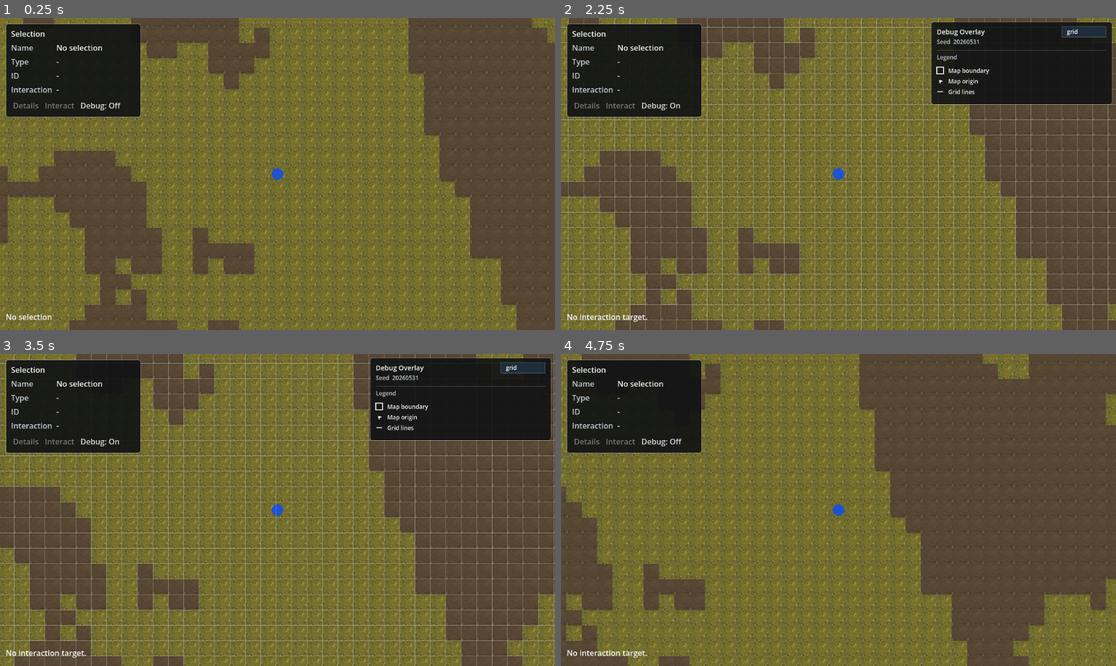
Above: before the commit, frames 1-4 (two rows, left to right).
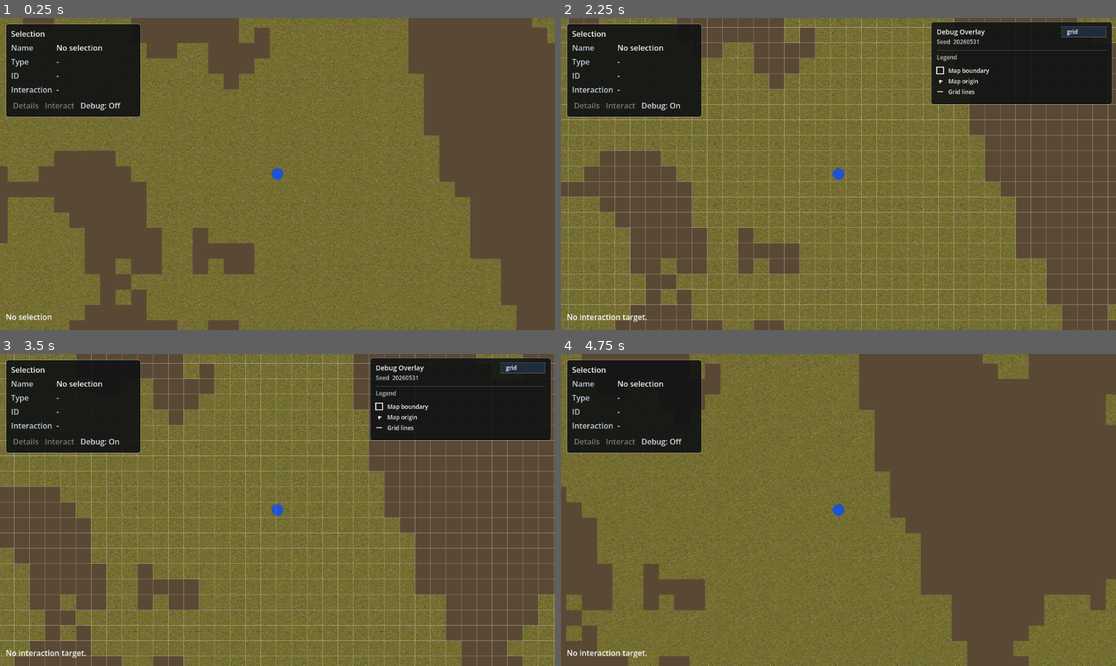
Above: after the commit, the same moments.

Repository: adunato/town-sim-godot
Game: Godot game, scene res://scenes/main.tscn
Two runs of this game, one before a commit and one after it. Both use one fixed random seed, a clock stepped at 60 frames per second and the inputs below.
Inputs (mouse positions are in pixels of both pictures, inside the frame that each line leads up to):
- Up to frame 1 (0.25 s): no input
- Up to frame 2 (2.25 s): click "Debug: Off" at 0.5 s; click "Debug: On" at 1.25 s; tap Enter at 2 s; move the mouse to (960, 158) at 2.02 s; hold D (move_right) from 2.03 s (still down); hold Right mouse button (interact_entity) from 2.03 s (still down); click (960, 158) at 2.17 s
- Up to frame 3 (3.5 s): release D (move_right) at 2.75 s; release Right mouse button (interact_entity) at 2.75 s; drag from (166, 525) to (249, 572) at 2.77 s
- Up to frame 4 (4.75 s): tap Space at 3.5 s; move the mouse to (894, 441) at 3.52 s; hold D (move_right) 3.53-4.25 s; hold Right mouse button (interact_entity) 3.53-4.25 s; drag from (810, 572) to (672, 463) at 4.27 s

The runs differ from the first frame. In frame 1, 6.9% of the frame differs, in the area x 0-100%, y 0-100%; in frame 2, 6.2%; in frame 3, 5.2%; in frame 4, 5.2%.

Commit message:
feat: revise #44 terrain shader rendering

Diff:
--- a/scenes/main.tscn
+++ b/scenes/main.tscn
@@ -19,7 +19,7 @@
 
 [node name="World" type="Node2D" parent="."]
 
-[node name="Terrain" type="Node2D" parent="World"]
+[node name="Terrain" type="Polygon2D" parent="World"]
 script = ExtResource("2_0r6qx")
 
 [node name="Map" type="Node2D" parent="World"]
--- a/scripts/terrain/terrain_renderer_2d.gd
+++ b/scripts/terrain/terrain_renderer_2d.gd
@@ -1,30 +1,52 @@
 class_name TerrainRenderer2D
-extends Node2D
+extends Polygon2D
 
 const TerrainCellScript := preload("res://scripts/terrain/terrain_cell.gd")
+
 const TERRAIN_TYPE_1_TEXTURE_PATH := "res://assets/Textures/mud.png"
 const TERRAIN_TYPE_2_TEXTURE_PATH := "res://assets/Textures/rocky_grass.png"
+const TERRAIN_SHADER_PATH := "res://shaders/terrain/terrain_binary_mask.gdshader"
 
 @export var terrain_type_1_texture: Texture2D
 @export var terrain_type_2_texture: Texture2D
 @export_range(1.0, 512.0, 1.0) var texture_repeat_world_size := 128.0
 
 var _terrain_data: RefCounted
+var _terrain_mask_texture: ImageTexture
+var _terrain_material: ShaderMaterial
+var _surface_bounds := Rect2()
 
 
 func _ready() -> void:
 	z_index = -90
 	_load_default_textures()
+	_ensure_shader_material()
 
 
 func set_terrain_data(terrain_data: RefCounted) -> Dictionary:
 	if terrain_data == null:
 		_terrain_data = null
-		queue_redraw()
+		_terrain_mask_texture = null
+		_surface_bounds = Rect2()
+		polygon = PackedVector2Array()
+		uv = PackedVector2Array()
 		return _failure("TerrainRenderer2D requires generated terrain data.")
 
 	_terrain_data = terrain_data
-	queue_redraw()
+	_surface_bounds = _terrain_data.get_world_bounds()
+
+	var texture_validation := validate_texture_inputs()
+	if not texture_validation.ok:
+		return texture_validation
+
+	var mask_result := _build_binary_mask_texture()
+	if not mask_result.ok:
+		return mask_result
+
+	_configure_surface_geometry()
+	var shader_result := _configure_shader_parameters()
+	if not shader_result.ok:
+		return shader_result
 	return _success()
 
 
@@ -33,10 +55,7 @@
 
 
 func get_rendered_bounds() -> Rect2:
-	if _terrain_data == null:
-		return Rect2()
-
-	return _terrain_data.get_world_bounds()
+	return _surface_bounds
 
 
 func get_rendered_cell_count() -> int:
@@ -44,6 +63,28 @@
 		return 0
 
 	return _terrain_data.cells.size()
+
+
+func get_draw_surface_count() -> int:
+	if _terrain_data == null or polygon.size() == 0 or material == null:
+		return 0
+
+	return 1
+
+
+func uses_shader_material() -> bool:
+	return material is ShaderMaterial
+
+
+func get_terrain_mask_texture() -> Texture2D:
+	return _terrain_mask_texture
+
+
+func get_terrain_mask_size() -> Vector2i:
+	if _terrain_mask_texture == null:
+		return Vector2i.ZERO
+
+	return _terrain_mask_texture.get_size()
 
 
 func get_cell_draw_rect(cell: Vector2i) -> Dictionary:
@@ -55,6 +96,18 @@
 		return lookup
 
 	return _success({"rect": lookup.cell.footprint})
+
+
+func get_cell_mask_uv_rect(cell: Vector2i) -> Dictionary:
+	if _terrain_data == null:
+		return _failure("TerrainRenderer2D has no generated terrain data.")
+	if not _terrain_data.is_cell_in_bounds(cell):
+		return _failure("Terrain cell %s is outside terrain bounds." % cell)
+
+	var mask_size := Vector2(float(_terrain_data.grid_width), float(_terrain_data.grid_height))
+	return _success({
+		"rect": Rect2(Vector2(cell) / mask_size, Vector2.ONE / mask_size),
+	})
 
 
 func get_texture_for_terrain_type(terrain_type: String) -> Texture2D:
@@ -77,6 +130,13 @@
 
 func get_texture_region_for_rect(rect: Rect2) -> Rect2:
 	return Rect2(rect.position / texture_repeat_world_size, rect.size / texture_repeat_world_size)
+
+
+func get_shader_parameter_value(parameter_name: StringName) -> Variant:
+	if _terrain_material == null:
+		return null
+
+	return _terrain_material.get_shader_parameter(parameter_name)
 
 
 func validate_texture_inputs(load_defaults := true) -> Dictionary:
@@ -92,6 +152,71 @@
 	return _success()
 
 
+func _configure_surface_geometry() -> void:
+	position = _surface_bounds.position
+	color = Color.WHITE
+	texture = terrain_type_1_texture
+	var size := _surface_bounds.size
+	polygon = PackedVector2Array([
+		Vector2.ZERO,
+		Vector2(size.x, 0.0),
+		size,
+		Vector2(0.0, size.y),
+	])
+	uv = PackedVector2Array([
+		Vector2.ZERO,
+		Vector2(size.x, 0.0),
+		size,
+		Vector2(0.0, size.y),
+	])
+
+
+func _configure_shader_parameters() -> Dictionary:
+	_ensure_shader_material()
+	if _terrain_material == null:
+		return _failure("TerrainRenderer2D failed to configure shader material: %s" % TERRAIN_SHADER_PATH)
+
+	_terrain_material.set_shader_parameter("terrain_type_1_texture", terrain_type_1_texture)
+	_terrain_material.set_shader_parameter("terrain_type_2_texture", terrain_type_2_texture)
+	_terrain_material.set_shader_parameter("terrain_mask", _terrain_mask_texture)
+	_terrain_material.set_shader_parameter("terrain_world_origin", _surface_bounds.position)
+	_terrain_material.set_shader_parameter("terrain_world_size", _surface_bounds.size)
+	_terrain_material.set_shader_parameter("texture_repeat_world_size", texture_repeat_world_size)
+	material = _terrain_material
+	return _success()
+
+
+func _build_binary_mask_texture() -> Dictionary:
+	if _terrain_data == null:
+		return _failure("TerrainRenderer2D requires terrain data before building a terrain mask.")
+
+	var image := Image.create(_terrain_data.grid_width, _terrain_data.grid_height, false, Image.FORMAT_RGBA8)
+	for cell in _terrain_data.cells:
+		var mask_value := 0.0
+		if cell.terrain_type == TerrainCellScript.TERRAIN_TYPE_2:
+			mask_value = 1.0
+		elif cell.terrain_type != TerrainCellScript.TERRAIN_TYPE_1:
+			return _failure("TerrainRenderer2D cannot build mask for unknown terrain type '%s' at %s." % [cell.terrain_type, cell.coordinate])
+
+		image.set_pixel(cell.coordinate.x, cell.coordinate.y, Color(mask_value, mask_value, mask_value, 1.0))
+
+	_terrain_mask_texture = ImageTexture.create_from_image(image)
+	return _success()
+
+
+func _ensure_shader_material() -> void:
+	if _terrain_material != null:
+		return
+
+	var shader := load(TERRAIN_SHADER_PATH) as Shader
+	if shader == null:
+		push_error("TerrainRenderer2D failed to load terrain shader: %s" % TERRAIN_SHADER_PATH)
+		return
+
+	_terrain_material = ShaderMaterial.new()
+	_terrain_material.shader = shader
+
+
 func _load_default_textures() -> void:
 	if terrain_type_1_texture == null:
 		terrain_type_1_texture = _load_texture_from_image(TERRAIN_TYPE_1_TEXTURE_PATH)
@@ -107,21 +232,6 @@
 		return null
 
 	return ImageTexture.create_from_image(image)
-
-
-func _draw() -> void:
-	if _terrain_data == null:
-		return
-
-	var validation := validate_texture_inputs()
-	if not validation.ok:
-		return
-
-	for cell in _terrain_data.cells:
-		var texture := get_texture_for_terrain_type(cell.terrain_type)
-		if texture == null:
-			continue
-		draw_texture_rect(texture, cell.footprint, true)
 
 
 func _success(extra: Dictionary = {}) -> Dictionary:
--- a/scripts/validation/validate_basic_terrain_rendering.gd
+++ b/scripts/validation/validate_basic_terrain_rendering.gd
@@ -45,6 +45,8 @@
 	_verify_generated_data_consumption(renderer, terrain_data)
 	_verify_geometry(renderer, config, terrain_data)
 	_verify_terrain_type_mapping(renderer, terrain_data)
+	_verify_mask_contract(renderer, terrain_data)
+	_verify_shader_surface_contract(renderer)
 	_verify_texture_repeat_mapping(renderer)
 	await _verify_startup_scene_runs()
 	_verify_missing_texture_failure(renderer)
@@ -88,6 +90,44 @@
 	_expect(renderer.call("get_texture_path_for_terrain_type", TerrainCellScript.TERRAIN_TYPE_2).ends_with("rocky_grass.png"), "terrain_2 should use rocky_grass.png")
 
 
+func _verify_mask_contract(renderer: Node, terrain_data: RefCounted) -> void:
+	var mask_texture: Texture2D = renderer.call("get_terrain_mask_texture")
+	_expect(mask_texture != null, "terrain renderer should generate a binary terrain mask texture")
+	_expect(renderer.call("get_terrain_mask_size") == Vector2i(terrain_data.grid_width, terrain_data.grid_height), "terrain mask dimensions should match generated terrain grid")
+	if mask_texture == null:
+		return
+
+	var mask_image := mask_texture.get_image()
+	for cell in terrain_data.cells:
+		var mask_value := mask_image.get_pixel(cell.coordinate.x, cell.coordinate.y).r
+		if cell.terrain_type == TerrainCellScript.TERRAIN_TYPE_1:
+			_expect(mask_value < 0.5, "terrain mask cell %s should identify terrain_1" % cell.coordinate)
+		elif cell.terrain_type == TerrainCellScript.TERRAIN_TYPE_2:
+			_expect(mask_value >= 0.5, "terrain mask cell %s should identify terrain_2" % cell.coordinate)
+
+	var sample_uv_result: Dictionary = renderer.call("get_cell_mask_uv_rect", Vector2i.ZERO)
+	_expect(sample_uv_result.ok, "terrain renderer should expose mask UV rect for cell (0, 0)")
+	if sample_uv_result.ok:
+		var expected_size := Vector2(1.0 / float(terrain_data.grid_width), 1.0 / float(terrain_data.grid_height))
+		_expect(sample_uv_result.rect.position == Vector2.ZERO, "cell (0, 0) mask UV rect should start at UV origin")
+		_expect(sample_uv_result.rect.size == expected_size, "cell mask UV rect size should match one terrain mask texel")
+
+
+func _verify_shader_surface_contract(renderer: Node) -> void:
+	_expect(renderer is Polygon2D, "terrain renderer should be one Polygon2D terrain draw surface")
+	_expect(renderer.call("get_draw_surface_count") == 1, "terrain renderer should expose one normal terrain draw surface")
+	_expect(renderer.call("uses_shader_material"), "terrain renderer should use a ShaderMaterial")
+	_expect(renderer.get("polygon").size() == 4, "terrain renderer polygon should use one terrain-sized quad")
+	_expect(renderer.get("material") != null, "terrain renderer should assign its shader material")
+	_expect(renderer.call("get_shader_parameter_value", &"terrain_type_1_texture") != null, "terrain shader should receive terrain_1 texture")
+	_expect(renderer.call("get_shader_parameter_value", &"terrain_type_2_texture") != null, "terrain shader should receive terrain_2 texture")
+	_expect(renderer.call("get_shader_parameter_value", &"terrain_mask") != null, "terrain shader should receive terrain mask")
+
+	var renderer_script_text := FileAccess.get_file_as_string("res://scripts/terrain/terrain_renderer_2d.gd")
+	_expect(not renderer_script_text.contains("func _draw("), "terrain renderer should not implement per-cell custom _draw rendering")
+	_expect(not renderer_script_text.contains("draw_texture_rect"), "terrain renderer should not issue per-cell texture draw calls")
+
+
 func _verify_texture_repeat_mapping(renderer: Node) -> void:
 	var rect := Rect2(Vector2(32, 64), Vector2(32, 32))
 	var first_region: Rect2 = renderer.call("get_texture_region_for_rect", rect)
@@ -105,8 +145,10 @@
 	_expect(scene.has_node("World/Terrain"), "main scene should contain World/Terrain terrain renderer")
 	var terrain := scene.get_node("World/Terrain")
 	_expect(terrain.get_script() == TerrainRendererScript, "World/Terrain should use terrain_renderer_2d.gd")
+	_expect(terrain is Polygon2D, "World/Terrain should be a Polygon2D shader surface")
 	_expect(terrain.call("has_terrain_data"), "startup scene terrain renderer should have generated terrain data")
 	_expect(terrain.call("get_rendered_cell_count") > 0, "startup scene terrain renderer should expose generated terrain cells")
+	_expect(terrain.call("get_draw_surface_count") == 1, "startup scene terrain renderer should use one draw surface")
 	_expect(terrain.z_index > scene.get_node("World/Map").z_index, "terrain renderer should draw above the prototype map background")
 	_expect(terrain.z_index < scene.get_node("World/DebugOverlay").z_index, "terrain renderer should draw below the debug overlay")
 
--- /dev/null
+++ b/shaders/terrain/terrain_binary_mask.gdshader
@@ -0,0 +1,27 @@
+shader_type canvas_item;
+render_mode unshaded;
+
+uniform sampler2D terrain_type_1_texture : filter_linear, repeat_enable;
+uniform sampler2D terrain_type_2_texture : filter_linear, repeat_enable;
+uniform sampler2D terrain_mask : filter_nearest, repeat_disable;
+uniform vec2 terrain_world_origin = vec2(0.0, 0.0);
+uniform vec2 terrain_world_size = vec2(1.0, 1.0);
+uniform float texture_repeat_world_size = 128.0;
+
+varying vec2 terrain_local_position;
+
+
+void vertex() {
+	terrain_local_position = VERTEX;
+}
+
+
+void fragment() {
+	vec2 surface_uv = clamp(terrain_local_position / terrain_world_size, vec2(0.0, 0.0), vec2(1.0, 1.0));
+	vec2 world_position = terrain_world_origin + terrain_local_position;
+	vec2 terrain_texture_uv = world_position / texture_repeat_world_size;
+	float terrain_type_mask = texture(terrain_mask, surface_uv).r;
+	vec4 terrain_1_color = texture(terrain_type_1_texture, terrain_texture_uv);
+	vec4 terrain_2_color = texture(terrain_type_2_texture, terrain_texture_uv);
+	COLOR = mix(terrain_1_color, terrain_2_color, step(0.5, terrain_type_mask));
+}
